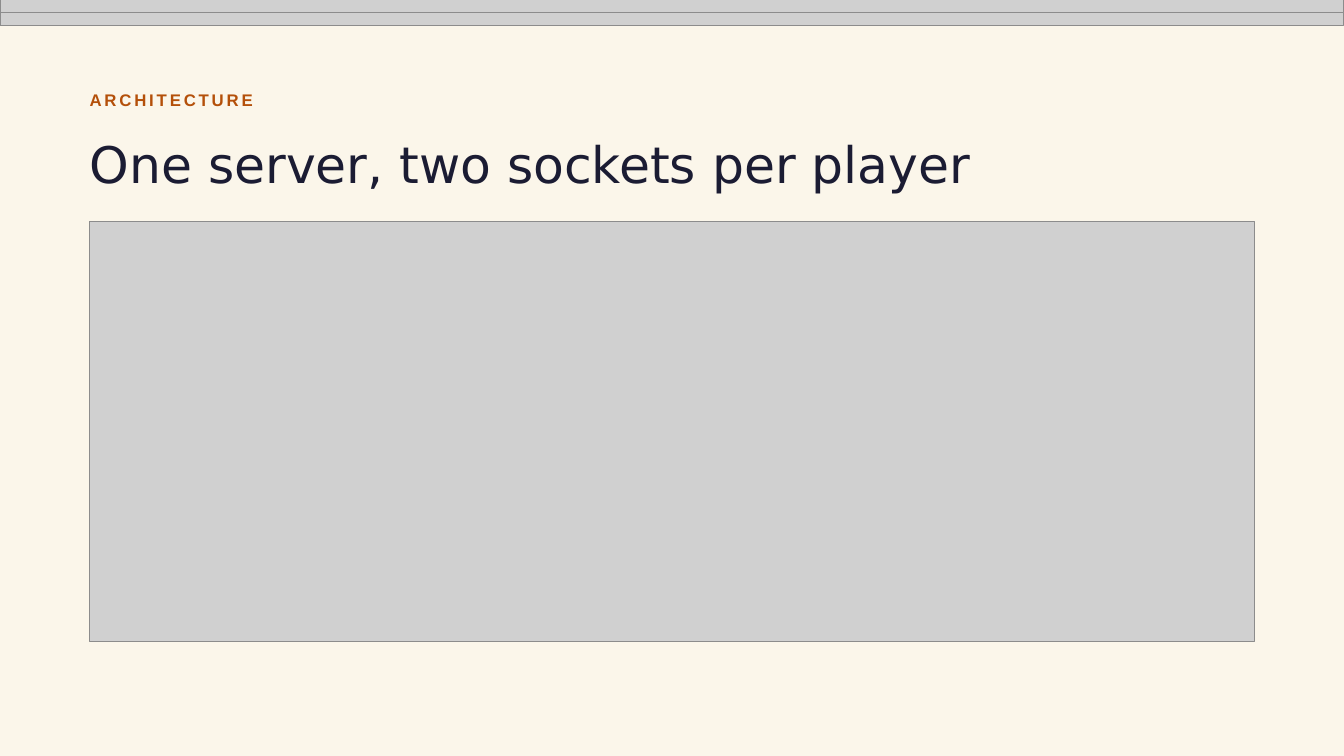
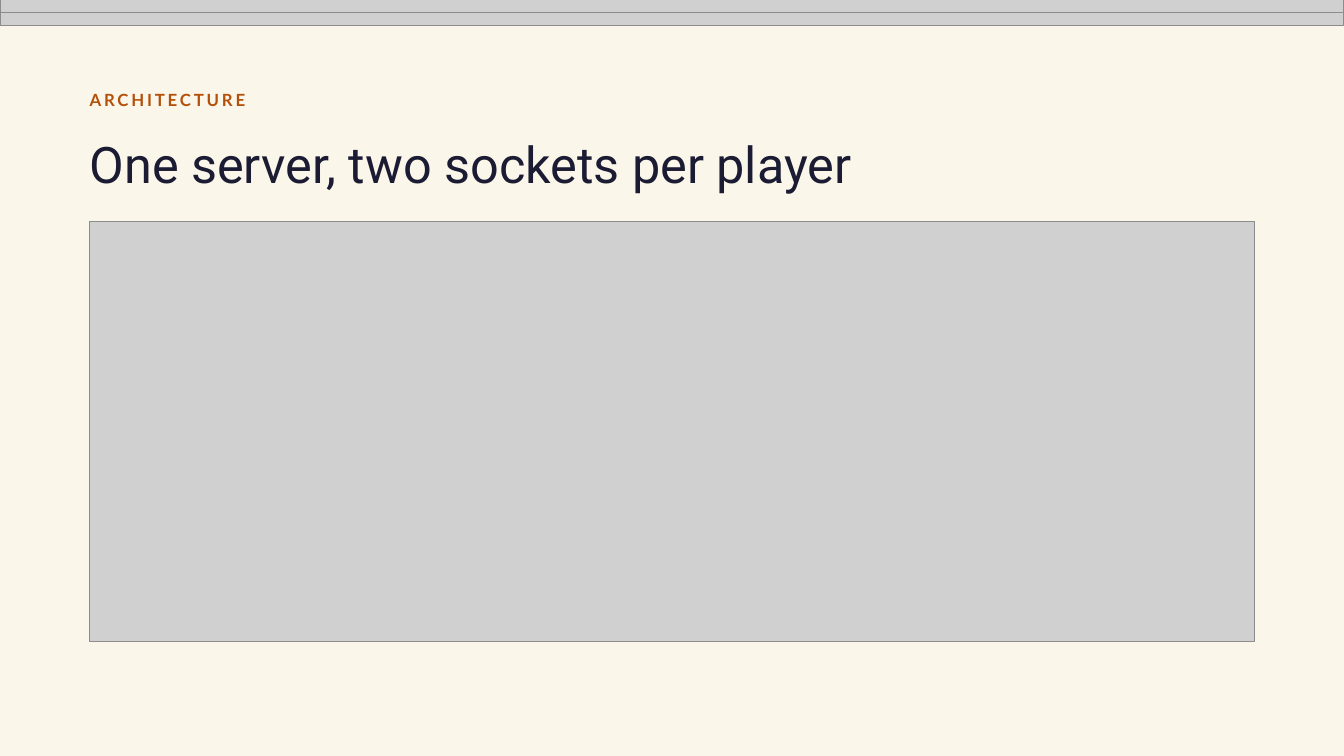
Before and after one commit to BachaBey/Racing-Karts, a slide deck: slide 4 of docs/Turbo Kart Arena – Project 2 (animated).pptx. Drawn at 1344x756 pixels with LibreOffice and Linux fonts; fonts in the diff are those of the drawing; grey boxes stand for pictures. Boxes give left, top, right and bottom in pixels: in the first picture for what was removed or moved away, otherwise in the second. Text is boxed around its words. In the diff, an @@ line names an element or a change of style, - is before the commit and + after.

Commit message:
Presentation: Windows fonts (Bahnschrift, Segoe UI, Consolas) and new socket-initialization slide

```diff
--- a/docs/Turbo Kart Arena – Project 2 (animated).pptx
+++ b/docs/Turbo Kart Arena – Project 2 (animated).pptx
@@ text "ARCHITECTURE" at bbox=[90, 93, 246, 106]: font Arial to Lato @@
@@ title "One server, two sockets per ..." at bbox=[90, 145, 852, 194]: font DejaVu Sans to Roboto @@
```
Also in this commit, not shown: 12 other slides changed, 1 slide added.
